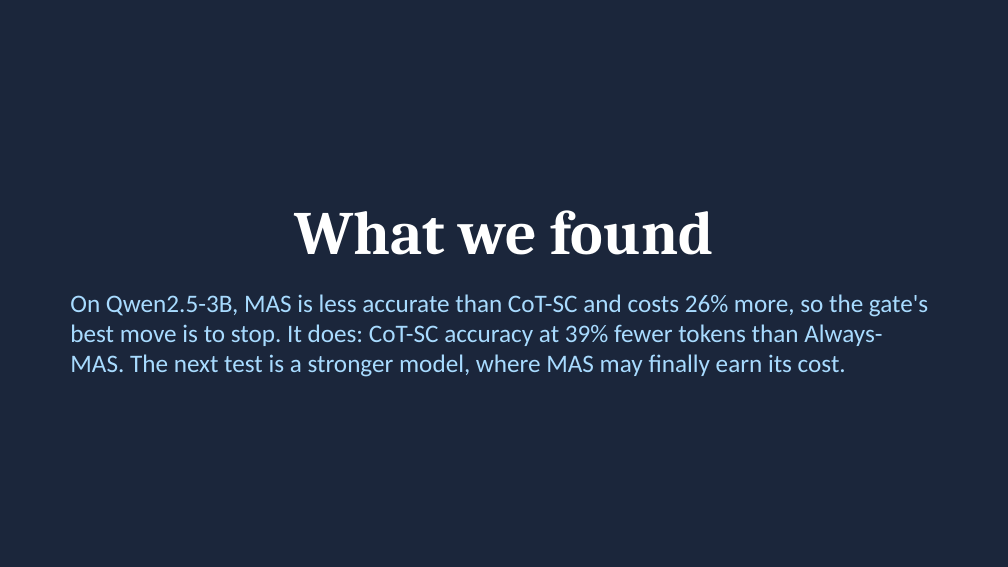
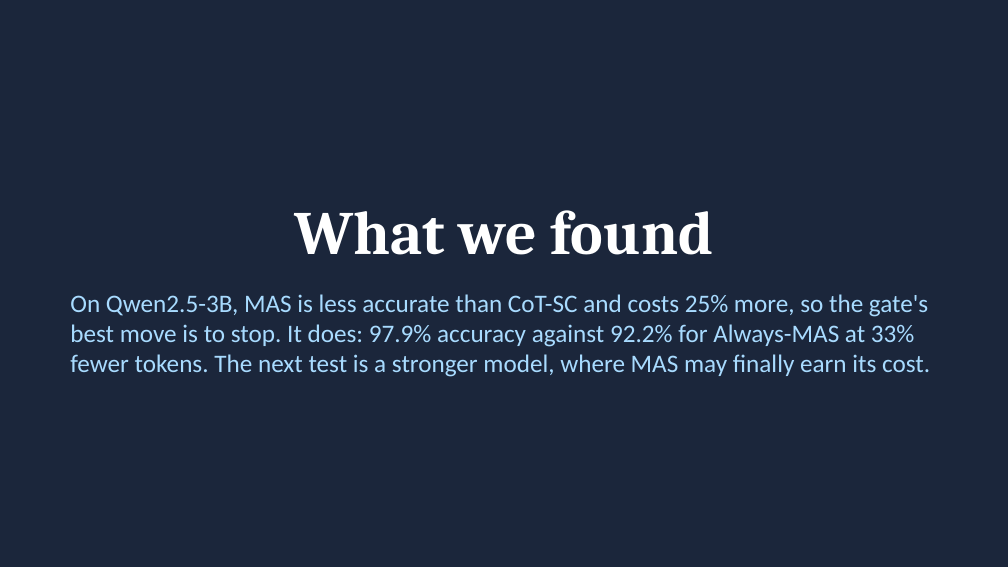
Before and after one commit to FarhanAaqil/GateOrchestra, a slide deck: slide 12 of reports/deck/GateOrchestra_final.pptx. Drawn at 1008x567 pixels with LibreOffice and Linux fonts; fonts in the diff are those of the drawing. Boxes give left, top, right and bottom in pixels: in the first picture for what was removed or moved away, otherwise in the second. Text is boxed around its words. In the diff, an @@ line names an element or a change of style, - is before the commit and + after.

Commit message:
Update the analysis, report, deck and screenshots to the new results
Report, README and slides now describe the 96-task, two-seed run: the
gate scores 97.9% against Always-MAS's 92.2% at a third fewer tokens.
They also say the 64 added tasks are easier than the original 32 and
have not been read by a person. The feature-ablation slide plots the
change in escalation rate, since accuracy no longer moves.

```diff
--- a/reports/deck/GateOrchestra_final.pptx
+++ b/reports/deck/GateOrchestra_final.pptx
@@ text at bbox=[70, 294, 930, 377]: text changed @@
-On Qwen2.5-3B, MAS is less accurate than CoT-SC and costs 26% more, so the gate's best move is to stop. It does: CoT-SC accuracy at 39% fewer tokens than Always-MAS. The next test is a stronger model, where MAS may finally earn its cost.
+On Qwen2.5-3B, MAS is less accurate than CoT-SC and costs 25% more, so the gate's best move is to stop. It does: 97.9% accuracy against 92.2% for Always-MAS at 33% fewer tokens. The next test is a stronger model, where MAS may finally earn its cost.
```
Also in this commit, not shown: 7 other slides changed, 18 other files.
